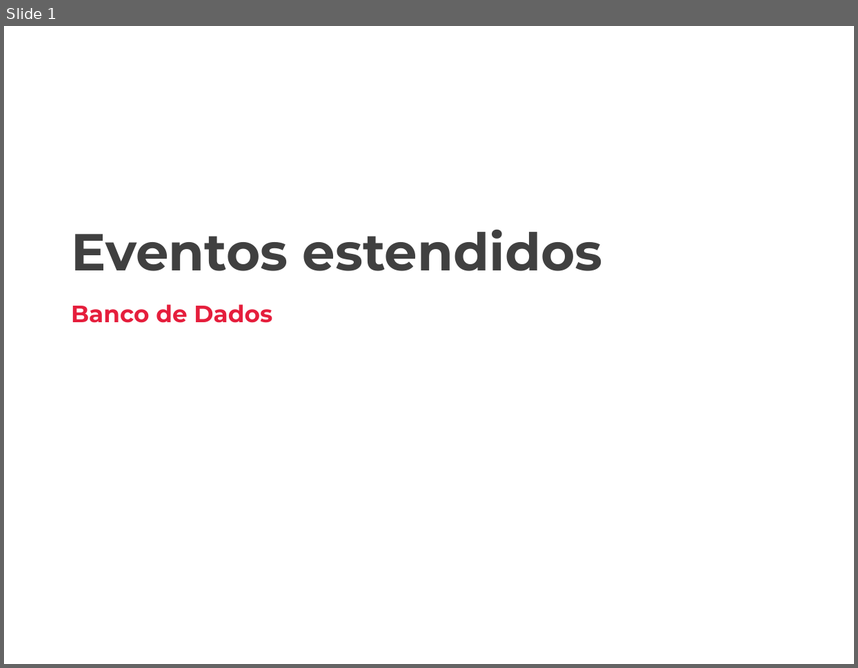
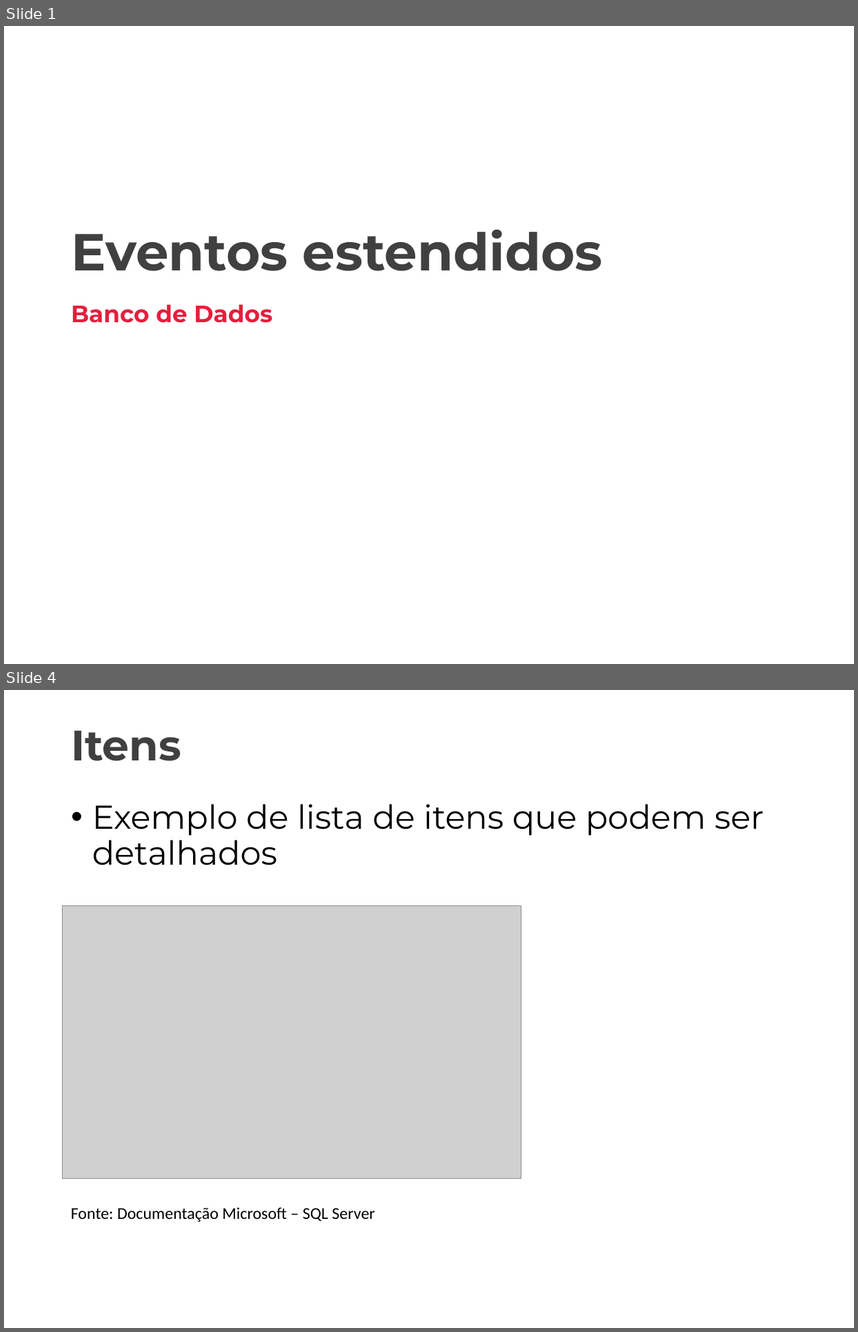
Before and after one commit to LimaGustav/Eventos-Estendidos-, a slide deck: slide/Extended Events.pptx. Shown one above the other, each under a label of ours: slide 1 before the commit, slides 1 and 4 after it; the slides between them are not shown. The pictures are 858x668 and 858x1332 pixels, drawn with LibreOffice and Linux fonts; fonts in the diff are those of the drawing; grey boxes stand for pictures; background and template pictures are left out. Boxes give left, top, right and bottom in pixels: in the first picture for what was removed or moved away, otherwise in the second. Text is boxed around its words. In the diff, an @@ line names an element or a change of style, - is before the commit and + after.

```diff
--- a/slide/Extended Events.pptx
+++ b/slide/Extended Events.pptx
@@ slide 4 added at <box>4,690,854,1328</box>, background picture (left out) @@
@@ text added at <box>71,731,181,761</box>, 36 pt, text #404040, bold @@
+Itens
@@ text added at <box>92,804,764,865</box>, 28 pt, text #000000 @@
+• Exemplo de lista de itens que podem ser detalhados
@@ picture added at <box>63,906,522,1179</box> @@
@@ text added at <box>71,1207,375,1221</box>, 14 pt, text #000000 @@
+Fonte: Documentação Microsoft – SQL Server
```
Also in this commit, not shown: 2 slides changed, 1 other slide added, 1 slide removed.
